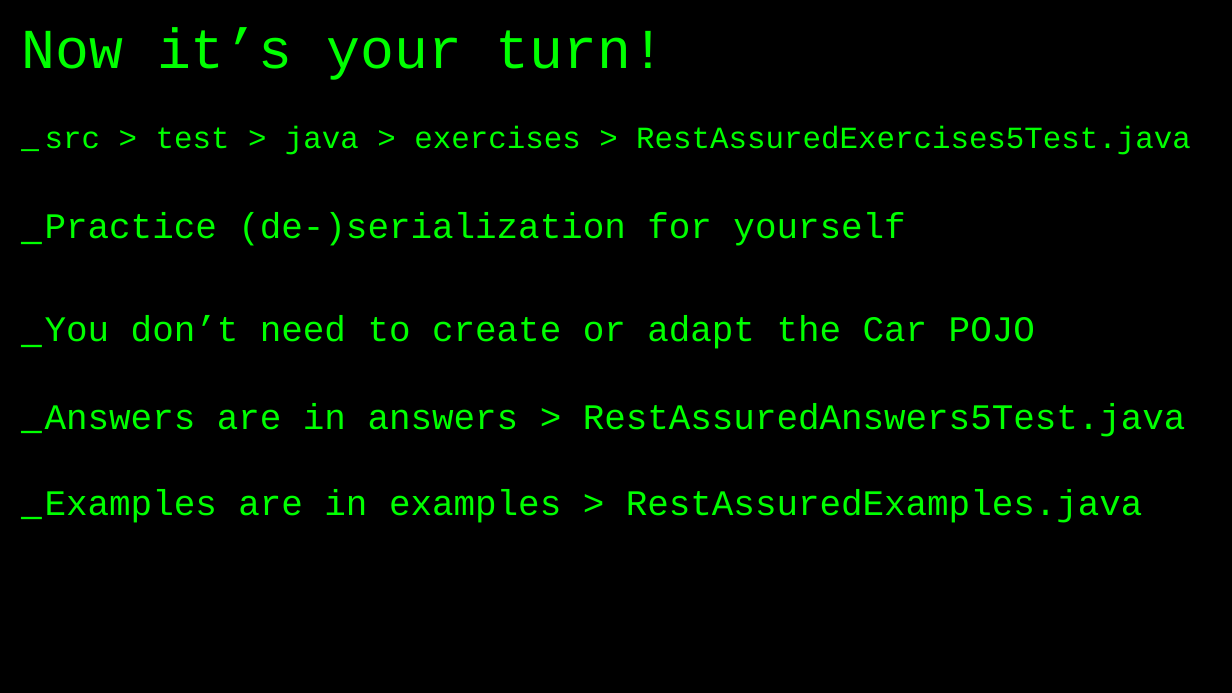
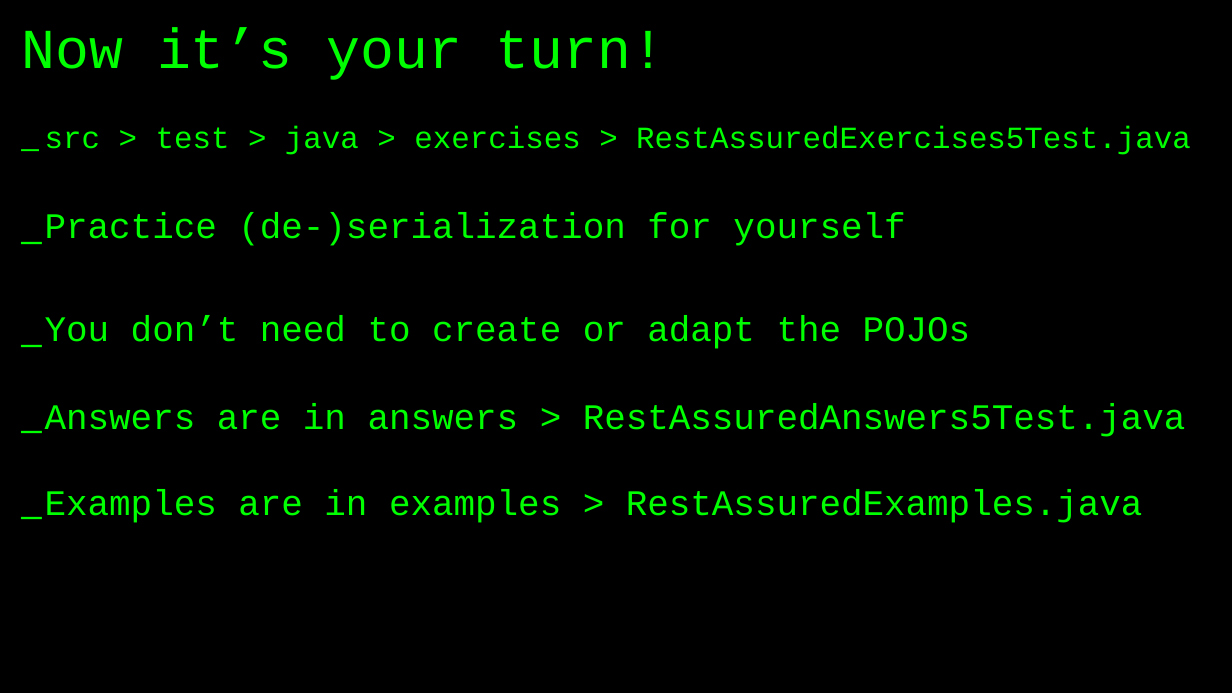
Before and after one commit to basdijkstra/rest-assured-workshop, a slide deck: slide 68 of RestAssuredWorkshop.pptx (slide 69 before the commit). Drawn at 1232x693 pixels with LibreOffice and Linux fonts; fonts in the diff are those of the drawing. Boxes give left, top, right and bottom in pixels: in the first picture for what was removed or moved away, otherwise in the second. Text is boxed around its words. In the diff, an @@ line names an element or a change of style, - is before the commit and + after.

```diff
--- a/RestAssuredWorkshop.pptx
+++ b/RestAssuredWorkshop.pptx
@@ text at (x1=45, y1=316, x2=971, y2=349): text changed @@
-_ You don’t need to create or adapt the Car POJO
+_ You don’t need to create or adapt the POJOs
```
Also in this commit, not shown: 4 other slides changed, 1 slide removed, 2 other files.
